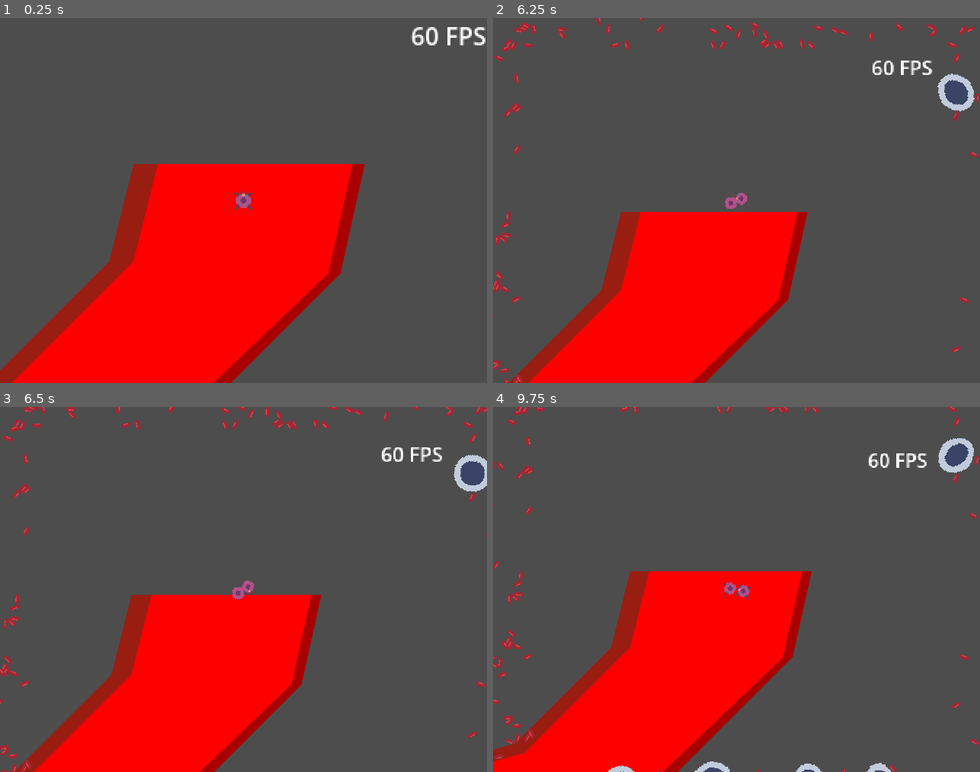
Above: before the commit, frames 1-4 (two rows, left to right).
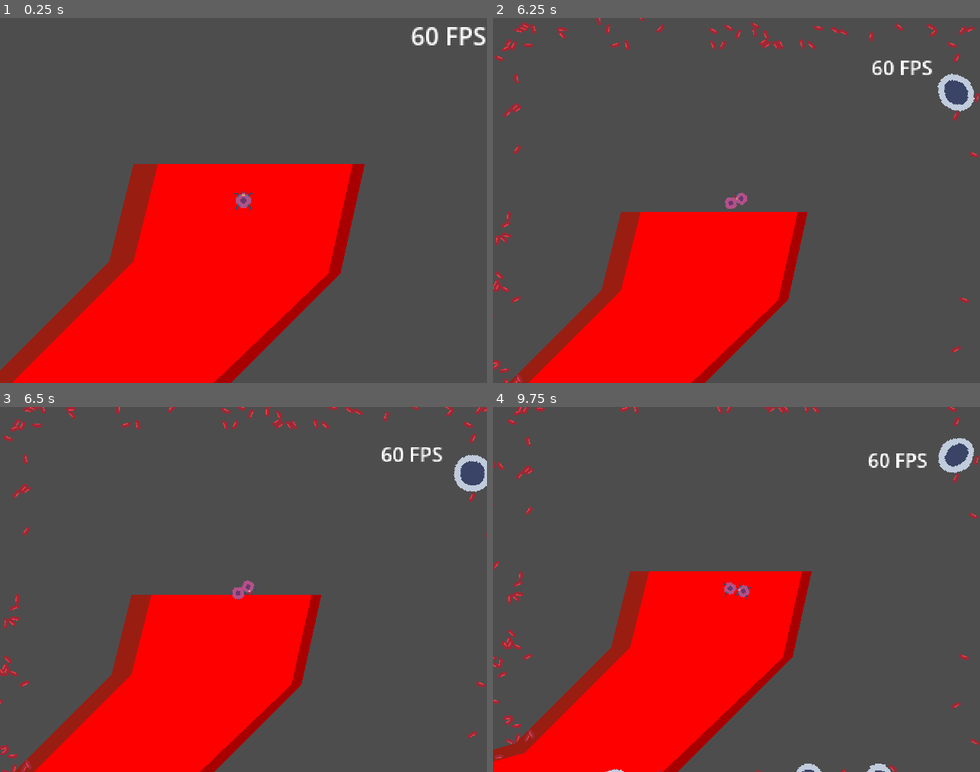
Above: after the commit, the same moments.

Repository: BertrandBordage/Bloody-Sarcoma
Game: Godot game, scene res://level_0.tscn
Same seed, same stepped clock (60 frames per second), same inputs: the game is played once before the commit and once after it.
Inputs (mouse positions are in pixels of both pictures, inside the frame that each line leads up to):
- Up to frame 1 (0.25 s): no input
- Up to frame 2 (6.25 s): tap Enter (ui_accept) at 0.5, 0.77, 3.77 s; move the mouse to (843, 182) at 0.52 s; hold Right (ui_right) 0.53-1.25 s; click (843, 182) at 0.67 s; drag from (639, 218) to (736, 200) at 1.27 s; move the mouse to (785, 120) at 2.02 s; hold Right (ui_right) 2.03-2.75 s; drag from (712, 273) to (590, 145) at 2.77 s; move the mouse to (882, 255) at 3.52 s; hold Left (ui_left) 3.53-4.25 s; drag from (590, 145) to (736, 200) at 4.27 s; move the mouse to (760, 200) at 5.02 s; hold Down (ui_down) 5.03-5.75 s; click (760, 200) at 5.17 s; drag from (663, 109) to (639, 218) at 5.77 s
- Up to frame 3 (6.5 s): no input
- Up to frame 4 (9.75 s): move the mouse to (843, 571) at 6.52 s; hold Up (ui_up) 6.53-7.25 s; tap Enter (ui_accept) at 6.77 s; drag from (639, 607) to (712, 662) at 7.27 s; move the mouse to (785, 509) at 8.02 s; hold Down (ui_down) 8.03-8.75 s; drag from (712, 662) to (590, 534) at 8.77 s; move the mouse to (882, 644) at 9.52 s; hold Up (ui_up) from 9.53 s (still down); click (882, 644) at 9.67 s

Frames 1-3 are identical in both runs. In frame 4, 0.2% of the frame differs, in the area x 23-83%, y 97-100%.

Commit message:
Fixes the blood cells becoming rarer as we move away.

Diff:
--- a/PlayableCellCluster.gd
+++ b/PlayableCellCluster.gd
@@ -39,6 +39,7 @@
     )
     %Camera2D.zoom = smoothed_zoom
     %SpawningPath.scale = initial_zoom / smoothed_zoom
+    %LoadedArea.scale = initial_zoom / smoothed_zoom
 
 
 func _on_loaded_area_body_exited(body):
--- a/playable_cell_cluster.tscn
+++ b/playable_cell_cluster.tscn
@@ -47,6 +47,7 @@
 position = Vector2(-200, -160)
 
 [node name="LoadedArea" type="Area2D" parent="Camera2D"]
+unique_name_in_owner = true
 
 [node name="CollisionShape2D" type="CollisionShape2D" parent="Camera2D/LoadedArea"]
 shape = SubResource("RectangleShape2D_0i2i1")
